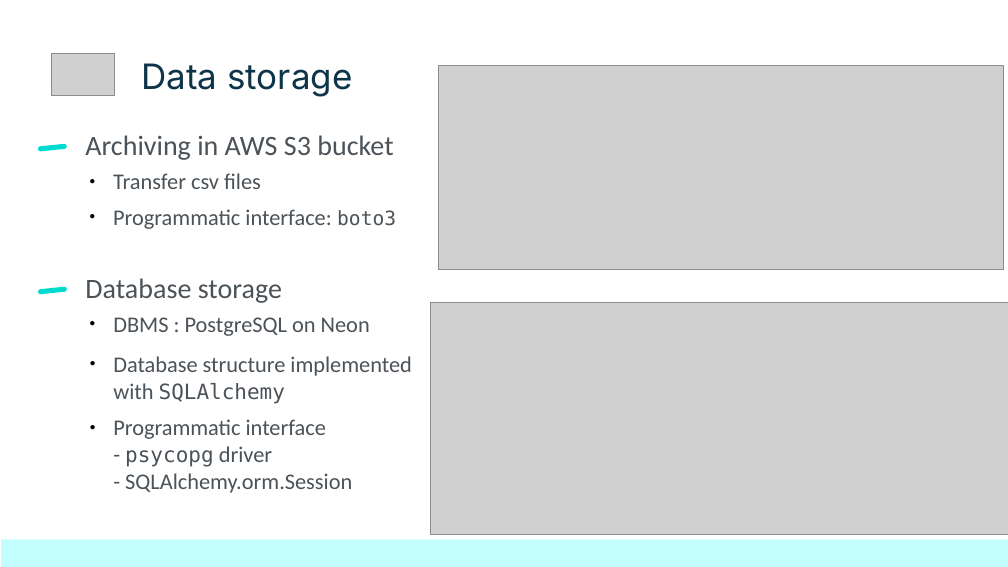
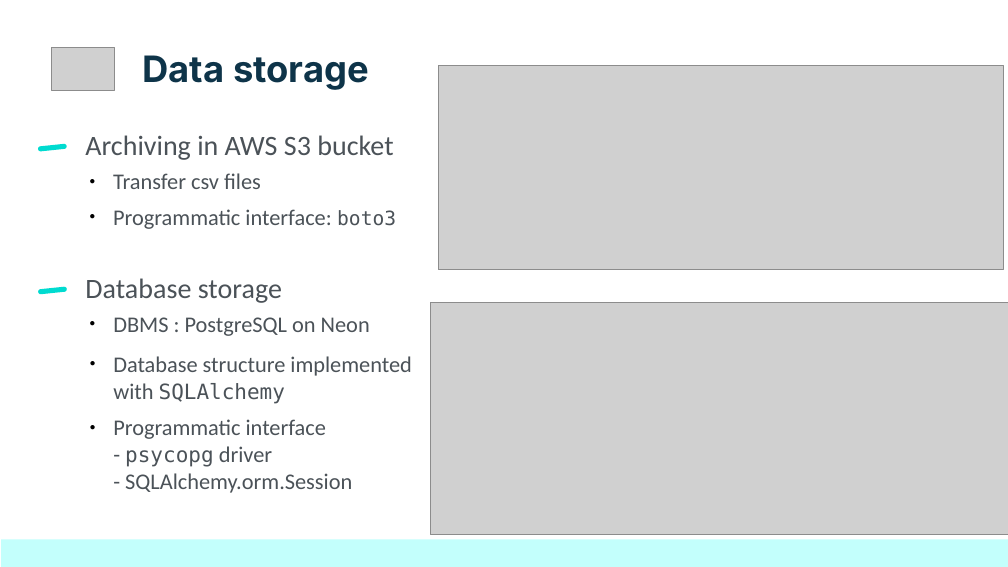
Before and after one commit to netesf13d/jedha-projects, a slide deck: slide 5 of 1-01-Plan_your_trip_with_Kayak/presentation/Presentation - 1-01 - Plan your trip with Kayak.odp. Drawn at 1008x567 pixels with LibreOffice and Linux fonts; fonts in the diff are those of the drawing; grey boxes stand for pictures. Boxes give left, top, right and bottom in pixels: in the first picture for what was removed or moved away, otherwise in the second. Text is boxed around its words. In the diff, an @@ line names an element or a change of style, - is before the commit and + after.

```diff
--- a/1-01-Plan_your_trip_with_Kayak/presentation/Presentation - 1-01 - Plan your trip with Kayak.odp
+++ b/1-01-Plan_your_trip_with_Kayak/presentation/Presentation - 1-01 - Plan your trip with Kayak.odp
@@ picture: place and size @@
-picture at bbox=[51, 53, 115, 96]
+picture at bbox=[51, 47, 115, 90]
@@ title "Data storage": place and size @@
-title "Data storage" at bbox=[142, 63, 352, 97]
+title "Data storage" at bbox=[143, 55, 369, 90]
@@ title "Data storage" at bbox=[143, 55, 369, 90]: size 25 to 26 pt, bold on @@
```
Also in this commit, not shown: 4 other slides changed, 34 other files.
